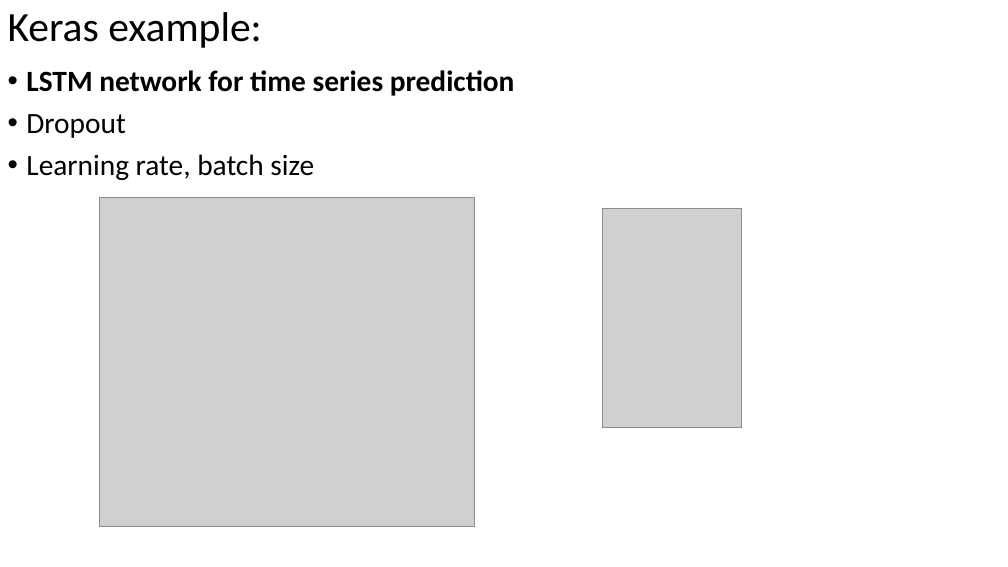
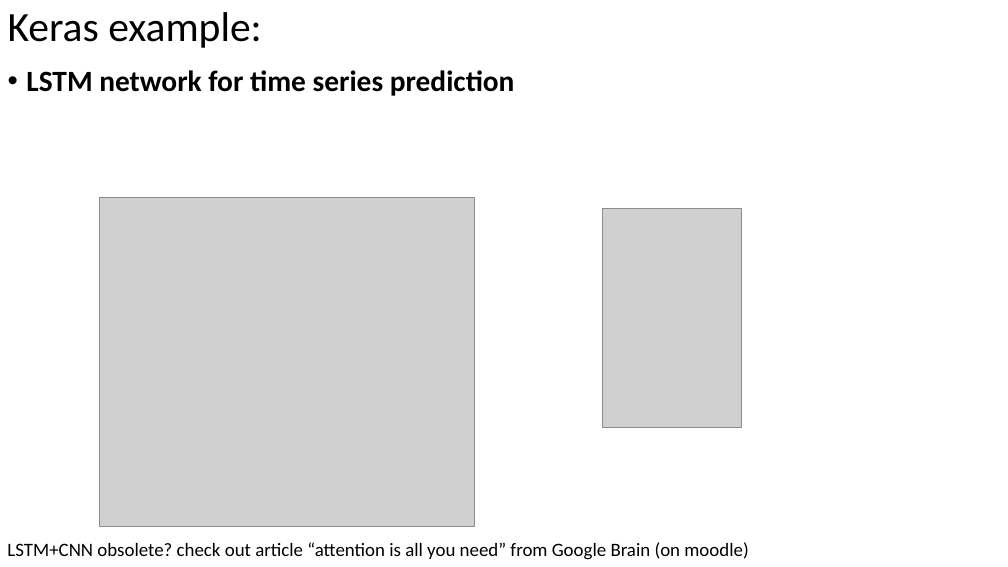
Before and after one commit to russellu/cs405, a slide deck: slide 14 of Lecture_23.pptx. Drawn at 1008x567 pixels with LibreOffice and Linux fonts; fonts in the diff are those of the drawing; grey boxes stand for pictures. Boxes give left, top, right and bottom in pixels: in the first picture for what was removed or moved away, otherwise in the second. Text is boxed around its words. In the diff, an @@ line names an element or a change of style, - is before the commit and + after.

```diff
--- a/Lecture_23.pptx
+++ b/Lecture_23.pptx
@@ text at (x1=26, y1=114, x2=314, y2=180): paragraphs removed @@
-• Dropout
-• Learning rate, batch size
@@ text added at (x1=7, y1=542, x2=748, y2=560), 18 pt, text #000000 @@
+LSTM+CNN obsolete? check out article “attention is all you need” from Google Brain (on moodle)
```
Also in this commit, not shown: 4 other slides changed, 3 other files.
